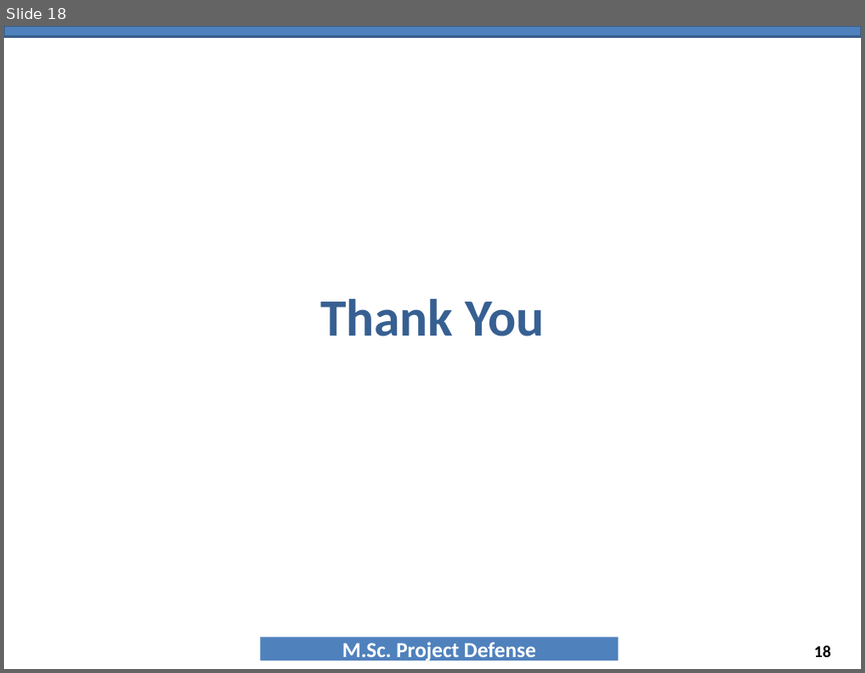
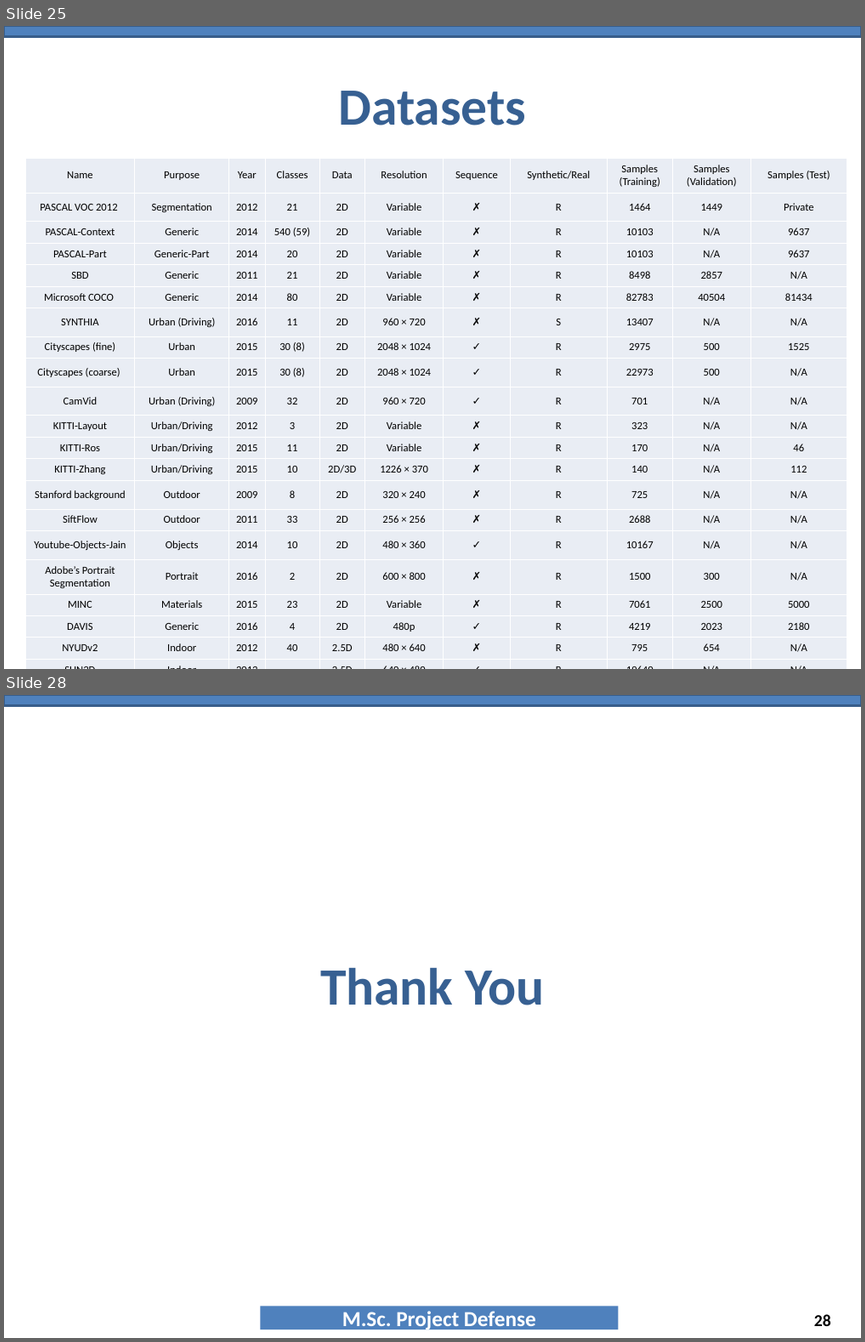
Before and after one commit to NAYANCSE27/msc-project, a slide deck: 9_PresentationTemplate_MscProject_CSE-057443.ppt. Shown one above the other, each under a label of ours: slide 18 before the commit, slides 25 and 28 after it; the slides between them are not shown. The pictures are 865x673 and 865x1342 pixels, drawn with LibreOffice and Linux fonts; fonts in the diff are those of the drawing; background and template pictures are left out. Boxes give left, top, right and bottom in pixels: in the first picture for what was removed or moved away, otherwise in the second. Text is boxed around its words. In the diff, an @@ line names an element or a change of style, - is before the commit and + after.

```diff
--- a/9_PresentationTemplate_MscProject_CSE-057443.ppt
+++ b/9_PresentationTemplate_MscProject_CSE-057443.ppt
@@ slide 25 added at (x1=4, y1=26, x2=861, y2=669), background #FFFFFF; not listed: 1 template element that a slide beside it also shows @@
@@ title added at (x1=338, y1=91, x2=526, y2=125), 44 pt, text #376092, bold @@
+Datasets
@@ table added at (x1=25, y1=158, x2=847, y2=655), 23 rows, 11 columns @@
+Name | Purpose | Year | Classes | Data | Resolution | Sequence | Synthetic/Real | Samples (Training) | Samples (Validation) | Samples (Test)
+PASCAL VOC 2012 | Segmentation | 2012 | 21 | 2D | Variable | ✗ | R | 1464 | 1449 | Private
+PASCAL-Context | Generic | 2014 | 540 (59) | 2D | Variable | ✗ | R | 10103 | N/A | 9637
+PASCAL-Part | Generic-Part | 2014 | 20 | 2D | Variable | ✗ | R | 10103 | N/A | 9637
+SBD | Generic | 2011 | 21 | 2D | Variable | ✗ | R | 8498 | 2857 | N/A
+Microsoft COCO | Generic | 2014 | 80 | 2D | Variable | ✗ | R | 82783 | 40504 | 81434
+SYNTHIA | Urban (Driving) | 2016 | 11 | 2D | 960 × 720 | ✗ | S | 13407 | N/A | N/A
+Cityscapes (fine) | Urban | 2015 | 30 (8) | 2D | 2048 × 1024 | ✓ | R | 2975 | 500 | 1525
+Cityscapes (coarse) | Urban | 2015 | 30 (8) | 2D | 2048 × 1024 | ✓ | R | 22973 | 500 | N/A
+CamVid | Urban (Driving) | 2009 | 32 | 2D | 960 × 720 | ✓ | R | 701 | N/A | N/A
+KITTI-Layout | Urban/Driving | 2012 | 3 | 2D | Variable | ✗ | R | 323 | N/A | N/A
+KITTI-Ros | Urban/Driving | 2015 | 11 | 2D | Variable | ✗ | R | 170 | N/A | 46
+KITTI-Zhang | Urban/Driving | 2015 | 10 | 2D/3D | 1226 × 370 | ✗ | R | 140 | N/A | 112
+Stanford background | Outdoor | 2009 | 8 | 2D | 320 × 240 | ✗ | R | 725 | N/A | N/A
+SiftFlow | Outdoor | 2011 | 33 | 2D | 256 × 256 | ✗ | R | 2688 | N/A | N/A
+Youtube-Objects-Jain | Objects | 2014 | 10 | 2D | 480 × 360 | ✓ | R | 10167 | N/A | N/A
+Adobe’s Portrait Segmentation | Portrait | 2016 | 2 | 2D | 600 × 800 | ✗ | R | 1500 | 300 | N/A
+MINC | Materials | 2015 | 23 | 2D | Variable | ✗ | R | 7061 | 2500 | 5000
+DAVIS | Generic | 2016 | 4 | 2D | 480p | ✓ | R | 4219 | 2023 | 2180
+NYUDv2 | Indoor | 2012 | 40 | 2.5D | 480 × 640 | ✗ | R | 795 | 654 | N/A
+SUN3D | Indoor | 2013 | – | 2.5D | 640 × 480 | ✓ | R | 19640 | N/A | N/A
+SUNRGBD | Indoor | 2015 | 37 | 2.5D | Variable | ✗ | R | 2666 | 2619 | 5050
+RGB-D Object Dataset | Household objects | 2011 | 51 | 2.5D | 640 × 480 | ✓ | R | 207920 | N/A | N/A
@@ page number added at (x1=640, y1=634, x2=840, y2=668), 14 pt, text #000000, bold @@
+25
@@ text added at (x1=342, y1=643, x2=536, y2=651), 18 pt, text #FFFFFF, bold @@
+M.Sc. Project Defense
@@ what was slide 18 is now slide 28 @@
@@ page number at (x1=814, y1=1314, x2=831, y2=1326): text changed @@
-18
+28
```
Also in this commit, not shown: 2 slides changed, 11 other slides added, 2 slides removed, 2 other files.
